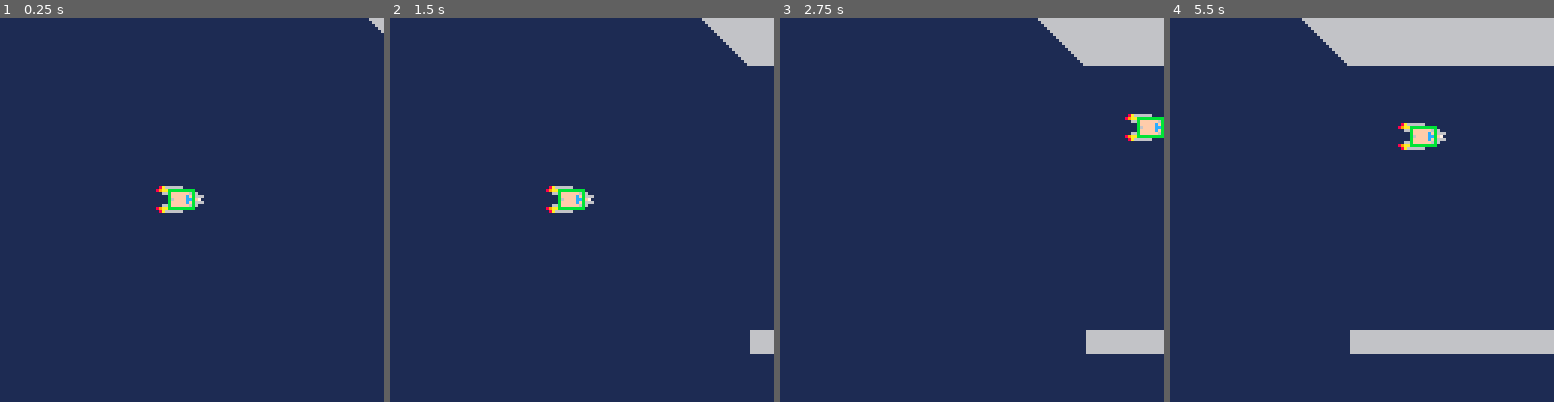
Above: before the commit, frames 1-4 (left to right).
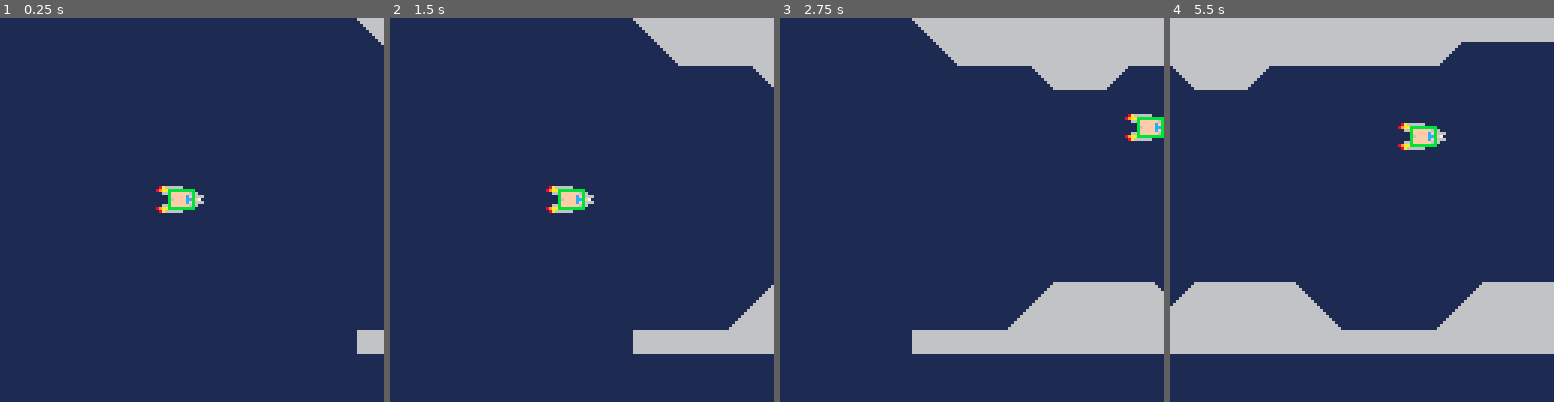
Above: after the commit, the same moments.

Repository: PedroMR/pico8
Game: PICO-8 cartridge ship.p8
The game is run twice, just before and just after one commit, with the same random seed, the same clock (stepped at 60 frames per second) and the same inputs.
Inputs:
- Up to frame 1 (0.25 s): no input
- Up to frame 2 (1.5 s): no input
- Up to frame 3 (2.75 s): hold Right 1.6-2.1 s; hold Up 2.15-2.42 s; hold Right from 2.47 s (still down)
- Up to frame 4 (5.5 s): release Right at 3.03 s; hold Left 3.08-3.58 s; hold Down 3.63-3.97 s; hold Right 4.02-4.68 s; hold Up 4.73-5.03 s; hold Left from 5.08 s (still down)

The runs differ from the first frame. In frame 1, 0.6% of the frame differs, in the area x 92-100%, y 0-88%; in frame 2, 5.1%; in frame 3, 12%; in frame 4, 19%, in the area x 0-100%, y 0-88%.

Commit message:
Tile map collisions

Diff:
--- a/ship.p8
+++ b/ship.p8
@@ -5,6 +5,7 @@
 draw_bb=true
 local pl={x=60,y=60,w=8,h=6,tw=2,th=2,spr=16}
 local cam={x=0,y=0}
+local m_offs_x=127
 
 function _update()
  upd_cam()
@@ -12,9 +13,9 @@
 end
 
 function upd_cam()
- local cam_spd=0.5
+ local cam_spd=1
  cam.x += cam_spd
- pl.x += cam_spd
+ trymove(cam_spd,0)
 end
 
 function upd_ctrl()
@@ -26,21 +27,52 @@
 end
 
 function trymove(dx,dy)
+ local coll=false
  pl.x += dx pl.y += dy
 
  local x0,x1=pl.x-pl.w/2,pl.x+pl.w/2
  local y0,y1=pl.y-pl.h/2,pl.y+pl.h/2
  -- world bounds
  if x0<cam.x or x1>cam.x+127 or y0<cam.y or y1>cam.y+127 then
-	 pl.x -= dx pl.y -= dy
+  coll=true
+ else
+		if coll_m(x0,y0) or coll_m(x1,y0)
+		 or coll_m(x0,y1) or coll_m(x1,y1)
+		then
+			coll=true
+		end
  end
+
+ if (coll)	 pl.x-=dx pl.y-=dy
+ --pl.x=flr(pl.x) pl.y=flr(pl.y)
+end
+
+function mgetoff(x,y)
+ return mget(x-m_offs_x/8,y)
+end
+
+--collision check with tilemap
+function coll_m(x,y)
+ x,y=flr(x/8),flr(y/8)
+ local t=mgetoff(x,y)
+ local f=fget(t)
+--print(""..x..","..y.." t "..t.." f "..f)
+--print(mget(5,0).." f "..fget(mget(5,0)))
+--if (t==64) return true
+ if f>0 then
+  return true
+ end
+
+ return false
 end
 
 function _draw()
  camera(cam.x,cam.y)
  rectfill(cam.x,cam.y,cam.x+127,cam.y+127,1)
- map(0,0,127,0)
+ map(0,0,m_offs_x,0)
  dspr(pl)
+ camera()
+-- print(flr(pl.x/8)..","..flr(pl.y/8).." -> "..mgetoff(flr(pl.x/8),flr(pl.y/8)))
 end
 
 function dspr(o)
@@ -83,17 +115,21 @@
 00000000000000000000000000000000000000000000000000000000000000000000000000000000000000000000000000000000000000000000000000000000
 00000000000000000000000000000000000000000000000000000000000000000000000000000000000000000000000000000000000000000000000000000000
 00000000000000000000000000000000000000000000000000000000000000000000000000000000000000000000000000000000000000000000000000000000
-66666666600000006666666600000000000000000000000000000000000000000000000000000000000000000000000000000000000000000000000000000000
-66666666660000000666666600000000000000000000000000000000000000000000000000000000000000000000000000000000000000000000000000000000
-66666666666000000066666600000000000000000000000000000000000000000000000000000000000000000000000000000000000000000000000000000000
-66666666666600000006666600000000000000000000000000000000000000000000000000000000000000000000000000000000000000000000000000000000
-66666666666660000000666600000000000000000000000000000000000000000000000000000000000000000000000000000000000000000000000000000000
-66666666666666000000066600000000000000000000000000000000000000000000000000000000000000000000000000000000000000000000000000000000
-66666666666666600000006600000000000000000000000000000000000000000000000000000000000000000000000000000000000000000000000000000000
-66666666666666660000000600000000000000000000000000000000000000000000000000000000000000000000000000000000000000000000000000000000
+66666666600000006666666666666666000000060000000000000000000000000000000000000000000000000000000000000000000000000000000000000000
+66666666660000000666666666666660000000660000000000000000000000000000000000000000000000000000000000000000000000000000000000000000
+66666666666000000066666666666600000006660000000000000000000000000000000000000000000000000000000000000000000000000000000000000000
+66666666666600000006666666666000000066660000000000000000000000000000000000000000000000000000000000000000000000000000000000000000
+66666666666660000000666666660000000666660000000000000000000000000000000000000000000000000000000000000000000000000000000000000000
+66666666666666000000066666600000006666660000000000000000000000000000000000000000000000000000000000000000000000000000000000000000
+66666666666666600000006666000000066666660000000000000000000000000000000000000000000000000000000000000000000000000000000000000000
+66666666666666660000000660000000666666660000000000000000000000000000000000000000000000000000000000000000000000000000000000000000
+__gff__
+0000000000000000000000000000000000000000000000000000000000000000000000000000000000000000000000000000000000000000000000000000000001010101010000000000000000000000000000000000000000000000000000000000000000000000000000000000000000000000000000000000000000000000
+0000000000000000000000000000000000000000000000000000000000000000000000000000000000000000000000000000000000000000000000000000000000000000000000000000000000000000000000000000000000000000000000000000000000000000000000000000000000000000000000000000000000000000
 __map__
-4240404040404040404040404040404000000000000000000000000000000000000000000000000000000000000000000000000000000000000000000000000000000000000000000000000000000000000000000000000000000000000000000000000000000000000000000000000000000000000000000000000000000000
-0042404040404040404040404040404000000000000000000000000000000000000000000000000000000000000000000000000000000000000000000000000000000000000000000000000000000000000000000000000000000000000000000000000000000000000000000000000000000000000000000000000000000000
+4240404040404040404040404040404040404040404040404040404040404040404040404040404040404040404000000000000000000000000000000000000000000000000000000000000000000000000000000000000000000000000000000000000000000000000000000000000000000000000000000000000000000000
+0042404040404040404040404040404043000000000000004240404040404040430000000000000000000000000000000000000000000000000000000000000000000000000000000000000000000000000000000000000000000000000000000000000000000000000000000000000000000000000000000000000000000000
+0000000000424040430000000000000000000000000000000000000000000000000000000000000000000000000000000000000000000000000000000000000000000000000000000000000000000000000000000000000000000000000000000000000000000000000000000000000000000000000000000000000000000000
 0000000000000000000000000000000000000000000000000000000000000000000000000000000000000000000000000000000000000000000000000000000000000000000000000000000000000000000000000000000000000000000000000000000000000000000000000000000000000000000000000000000000000000
 0000000000000000000000000000000000000000000000000000000000000000000000000000000000000000000000000000000000000000000000000000000000000000000000000000000000000000000000000000000000000000000000000000000000000000000000000000000000000000000000000000000000000000
 0000000000000000000000000000000000000000000000000000000000000000000000000000000000000000000000000000000000000000000000000000000000000000000000000000000000000000000000000000000000000000000000000000000000000000000000000000000000000000000000000000000000000000
@@ -102,7 +138,6 @@
 0000000000000000000000000000000000000000000000000000000000000000000000000000000000000000000000000000000000000000000000000000000000000000000000000000000000000000000000000000000000000000000000000000000000000000000000000000000000000000000000000000000000000000
 0000000000000000000000000000000000000000000000000000000000000000000000000000000000000000000000000000000000000000000000000000000000000000000000000000000000000000000000000000000000000000000000000000000000000000000000000000000000000000000000000000000000000000
 0000000000000000000000000000000000000000000000000000000000000000000000000000000000000000000000000000000000000000000000000000000000000000000000000000000000000000000000000000000000000000000000000000000000000000000000000000000000000000000000000000000000000000
-0000000000000000000000000000000000000000000000000000000000000000000000000000000000000000000000000000000000000000000000000000000000000000000000000000000000000000000000000000000000000000000000000000000000000000000000000000000000000000000000000000000000000000
-0000000000000000000000000000000000000000000000000000000000000000000000000000000000000000000000000000000000000000000000000000000000000000000000000000000000000000000000000000000000000000000000000000000000000000000000000000000000000000000000000000000000000000
-0000000000000000000000000000000000000000000000000000000000000000000000000000000000000000000000000000000000000000000000000000000000000000000000000000000000000000000000000000000000000000000000000000000000000000000000000000000000000000000000000000000000000000
-0000404040404040404040404040404000000000000000000000000000000000000000000000000000000000000000000000000000000000000000000000000000000000000000000000000000000000000000000000000000000000000000000000000000000000000000000000000000000000000000000000000000000000
+0000000000444040404041000000000000444040404041000000000000000000000000000044404040404100000000000000000000000000000000000000000000000000000000000000000000000000000000000000000000000000000000000000000000000000000000000000000000000000000000000000000000000000
+0000000044404040404040410000000044404040404040410000000000000000000000004440404040404041000000000000000000000000000000000000000000000000000000000000000000000000000000000000000000000000000000000000000000000000000000000000000000000000000000000000000000000000
+4040404040404040404040404040404040404040404040404040404040404040404040404040404040404040404000000000000000000000000000000000000000000000000000000000000000000000000000000000000000000000000000000000000000000000000000000000000000000000000000000000000000000000
